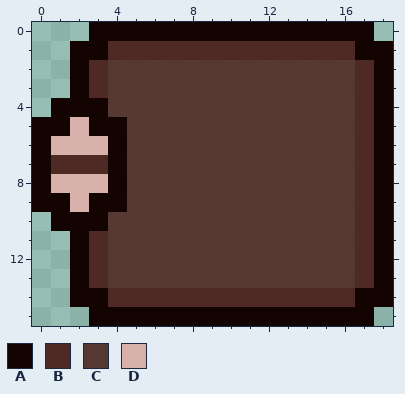
One commit to this pixel-art file: build/res/img/aseprite/converButtonBig.aseprite. This is how it looked before the edit.
19x16 pixels, 1 frame.
Palette (. is transparent): A #130401  B #4f2a24  C #512d27ea  D #d8b1aa
Pixels before, first column x 0:
 0 ...AAAAAAAAAAAAAAA.
 1 ..AABBBBBBBBBBBBBAA
 2 ..ABCCCCCCCCCCCCCBA
 3 ..ABCCCCCCCCCCCCCBA
 4 .AAACCCCCCCCCCCCCBA
 5 AADAACCCCCCCCCCCCBA
 6 ADDDACCCCCCCCCCCCBA
 7 ABBBACCCCCCCCCCCCBA
 8 ADDDACCCCCCCCCCCCBA
 9 AADAACCCCCCCCCCCCBA
10 .AAACCCCCCCCCCCCCBA
11 ..ABCCCCCCCCCCCCCBA
12 ..ABCCCCCCCCCCCCCBA
13 ..ABCCCCCCCCCCCCCBA
14 ..AABBBBBBBBBBBBBAA
15 ...AAAAAAAAAAAAAAA.
And afterwards:
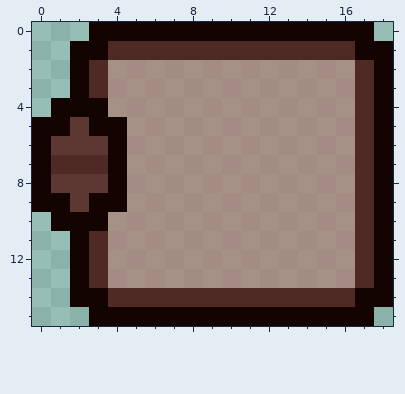
The exact change:
Colour C changes from #512d27ea to #af776ea3.
Colour D changes from #d8b1aa to #5d3832.
